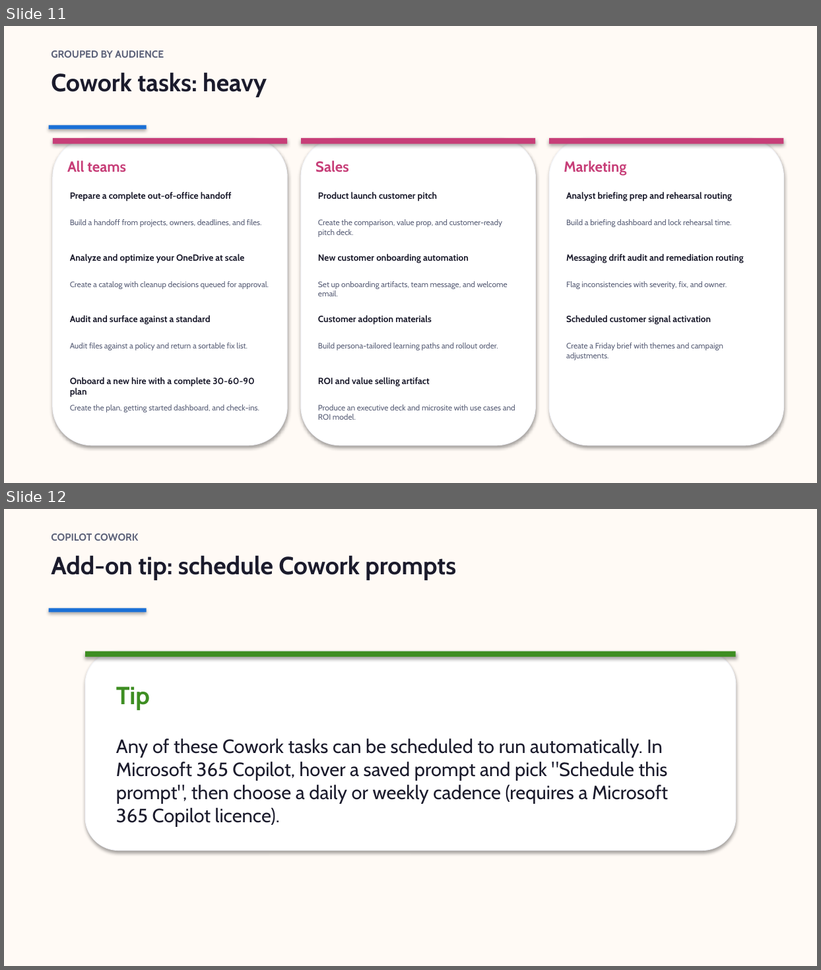
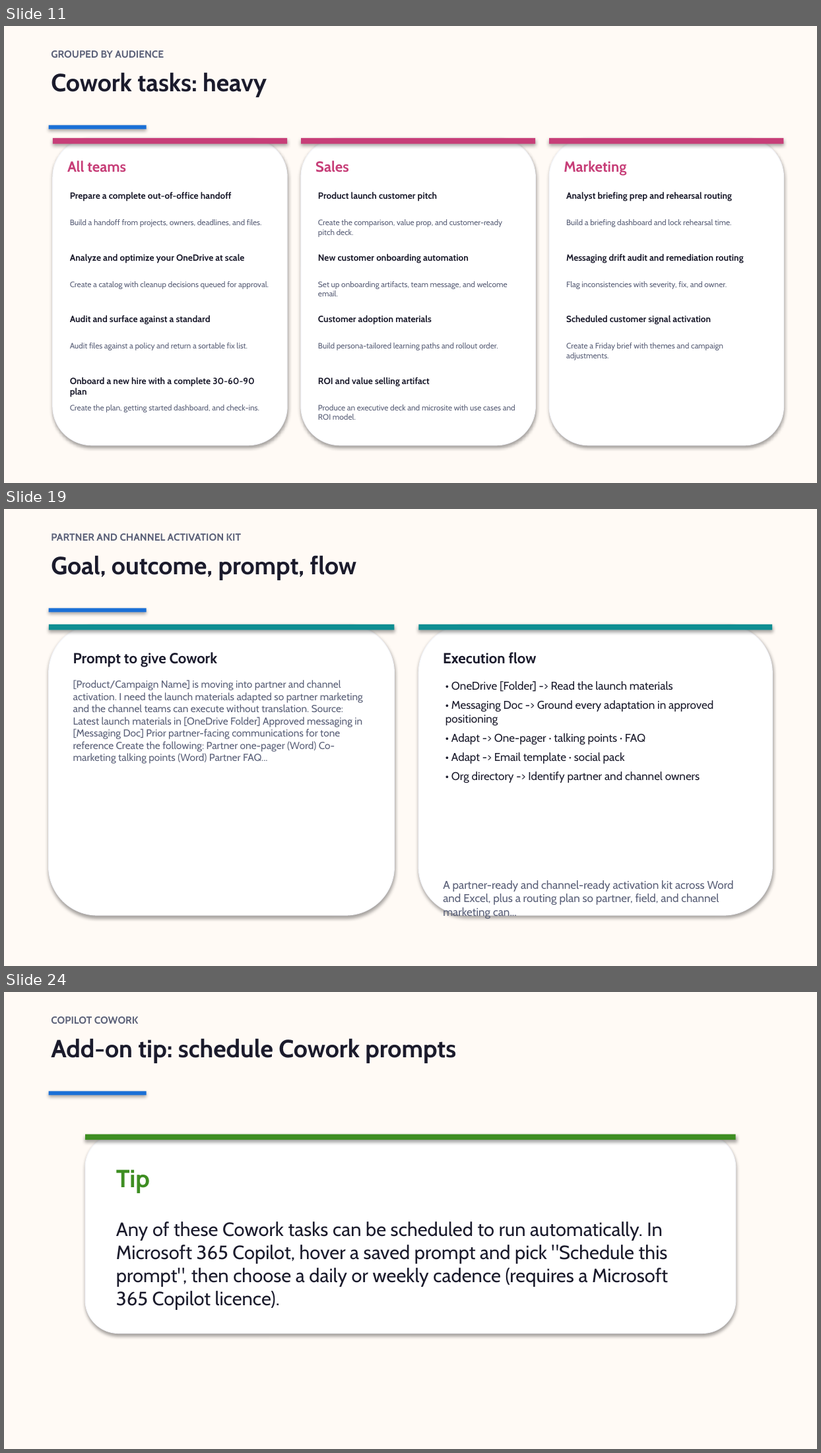
Before and after one commit to steffiyappy/copilot-what-to-use-when, a slide deck: slides/business-lite.pptx. Shown one above the other, each under a label of ours: slides 11 and 12 before the commit, slides 11, 19 and 24 after it; the slides between them are not shown. The pictures are 821x970 and 821x1453 pixels, drawn with LibreOffice and Linux fonts; fonts in the diff are those of the drawing. Boxes give left, top, right and bottom in pixels: in the first picture for what was removed or moved away, otherwise in the second. Text is boxed around its words. In the diff, an @@ line names an element or a change of style, - is before the commit and + after.

```diff
--- a/slides/business-lite.pptx
+++ b/slides/business-lite.pptx
@@ slide 19 added at (4,509,817,966), background #FFFAF5 @@
@@ text added at (51,533,241,541), 9 pt, text #5A6078, bold @@
+PARTNER AND CHANNEL ACTIVATION KIT
@@ text added at (51,555,357,580), 22 pt, text #1B1B2C, bold @@
+Goal, outcome, prompt, flow
@@ rectangle added at (49,608,147,612), fill #1A6FD6 @@
@@ rounded rectangle added at (49,625,394,916), fill #FFFFFF, outline #F6F7FB 0.75 pt @@
@@ rectangle added at (49,625,394,630), fill #0E8E92 @@
@@ rounded rectangle added at (418,625,772,916), fill #FFFFFF, outline #F6F7FB 0.75 pt @@
@@ rectangle added at (418,625,772,630), fill #0E8E92 @@
@@ text added at (73,652,217,667), 13 pt, text #1B1B2C, bold @@
+Prompt to give Cowork
@@ text added at (443,652,537,664), 13 pt, text #1B1B2C, bold @@
+Execution flow
@@ text added at (73,680,363,764), 9 pt, text #5A6078 @@
+[Product/Campaign Name] is moving into partner and channel activation. I need the launch materials adapted so partner marketing and the channel teams can execute without translation. Source: Latest launch materials in [OneDrive Folder] Approved messaging in [Messaging Doc] Prior partner-facing communications for tone reference Create the following: Partner one-pager (Word) Co-marketing talking points (Word) Partner FAQ...
@@ text added at (446,681,714,784), 10 pt, text #1B1B2C @@
+• OneDrive [Folder] -> Read the launch materials
+• Messaging Doc -> Ground every adaptation in approved positioning
+• Adapt -> One-pager · talking points · FAQ
+• Adapt -> Email template · social pack
+• Org directory -> Identify partner and channel owners
@@ text added at (443,881,734,906), 10 pt, text #5A6078 @@
+A partner-ready and channel-ready activation kit across Word and Excel, plus a routing plan so partner, field, and channel marketing can...
@@ what was slide 12 is now slide 24 @@
```
Also in this commit, not shown: 11 other slides added, 8 other files.
